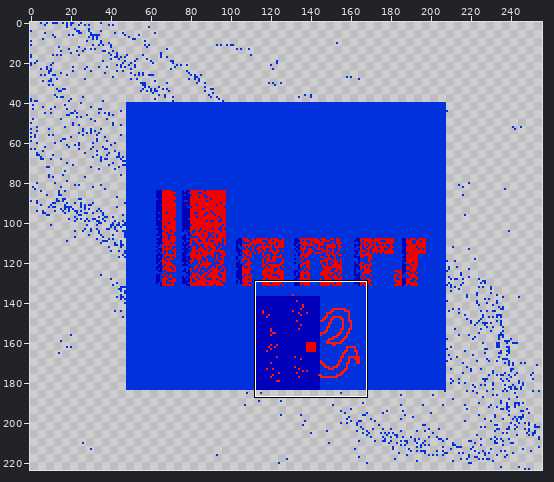
A pixel-art file gets an edit: res/assets/ase/title_screen.aseprite. Above, an overview of the earlier version with the close-up marked.
Close-up. Before the edit:
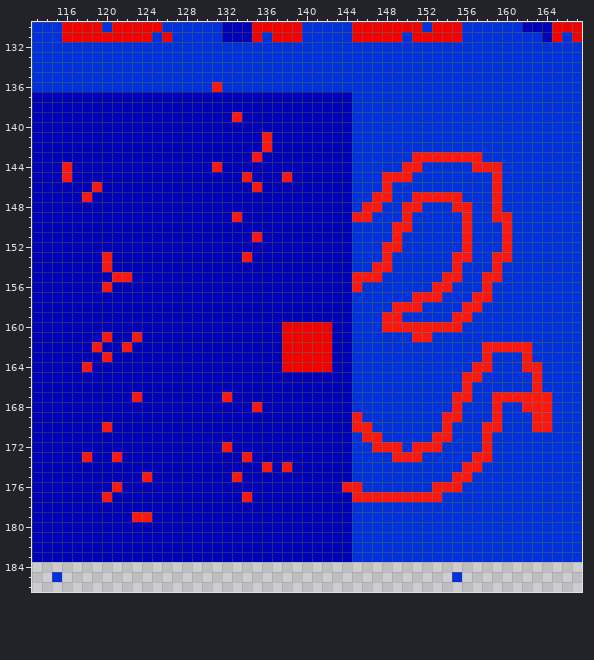
256x224 pixels, 1 frame. Shown: x 113..167, y 130..186.
New version:
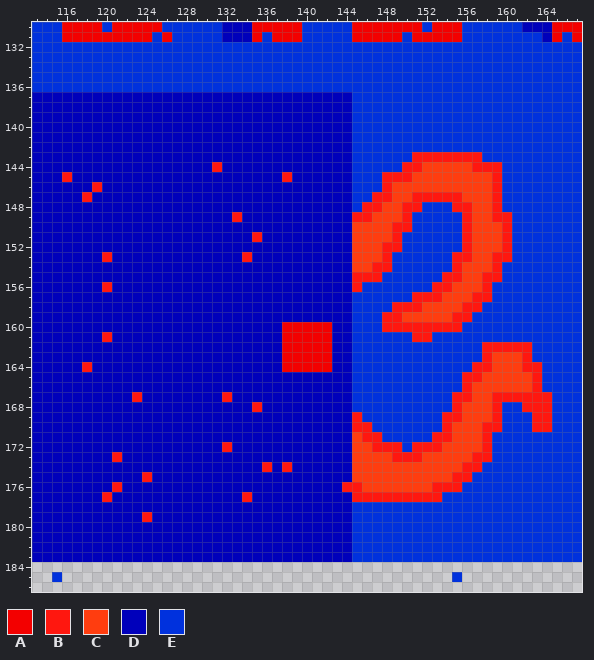
Palette (. is transparent): A #f30000  B #ff170f  C #ff3d0f  D #0000bb  E #0031dd
What changed:
Changed rows in their new state; - is an unchanged pixel.
first column x 116:
136 ---------------E-------------------------------
139 -----------------D-----------------------------
141 --------------------D--------------------------
142 --------------------D--------------------------
143 -------------------D---------------------------
144 D-----------------------------------CCCCC------
145 ------------------D----------------CCCCCCCC----
146 -------------------D-------------CCCCCCCCCC----
147 ---------------------------------CC-----CCC----
148 --------------------------------CC-------CC----
149 -------------------------------CCC-------CC----
150 -----------------------------CCCC--------CCC---
151 -----------------------------CCCC--------CCC---
152 -----------------------------CCC---------CCC---
153 -----------------------------CCC---------CC----
154 ----D------------------------CC---------CCC----
155 -----DD---------------------------------CC-----
156 ---------------------------------------CCC-----
157 --------------------------------------CCC------
158 ------------------------------------CCCC-------
159 ----------------------------------CCCCC--------
161 -------D---------------------------------------
162 ---D--D----------------------------------------
163 ----D--------------------------------------CCC-
164 -------------------------------------------CCC-
165 ------------------------------------------CCCCC
166 -----------------------------------------CCCCCC
167 -----------------------------------------CC----
168 ----------------------------------------CCC----
169 ----------------------------------------CCC----
170 ----D----------------------------------CCC-----
171 -----------------------------C---------CCC-----
172 -----------------------------CC-------CCCC-----
173 --D---------------D----------CCCC---CCCCC------
174 -----------------------------CCCCCCCCCCC-------
175 -----------------D-----------CCCCCCCCCC--------
176 ------------------------------CCCCCCC----------
179 -------D---------------------------------------
